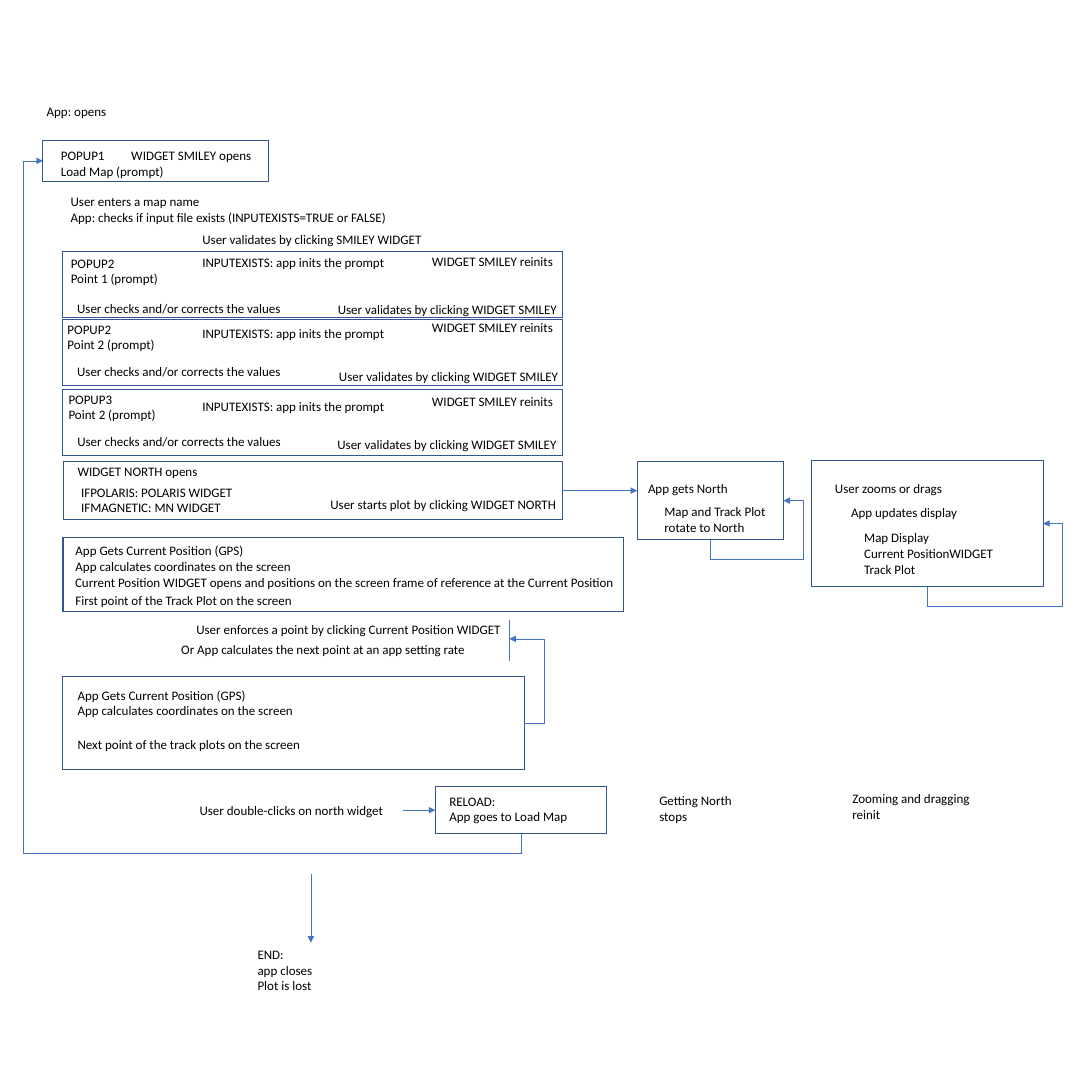
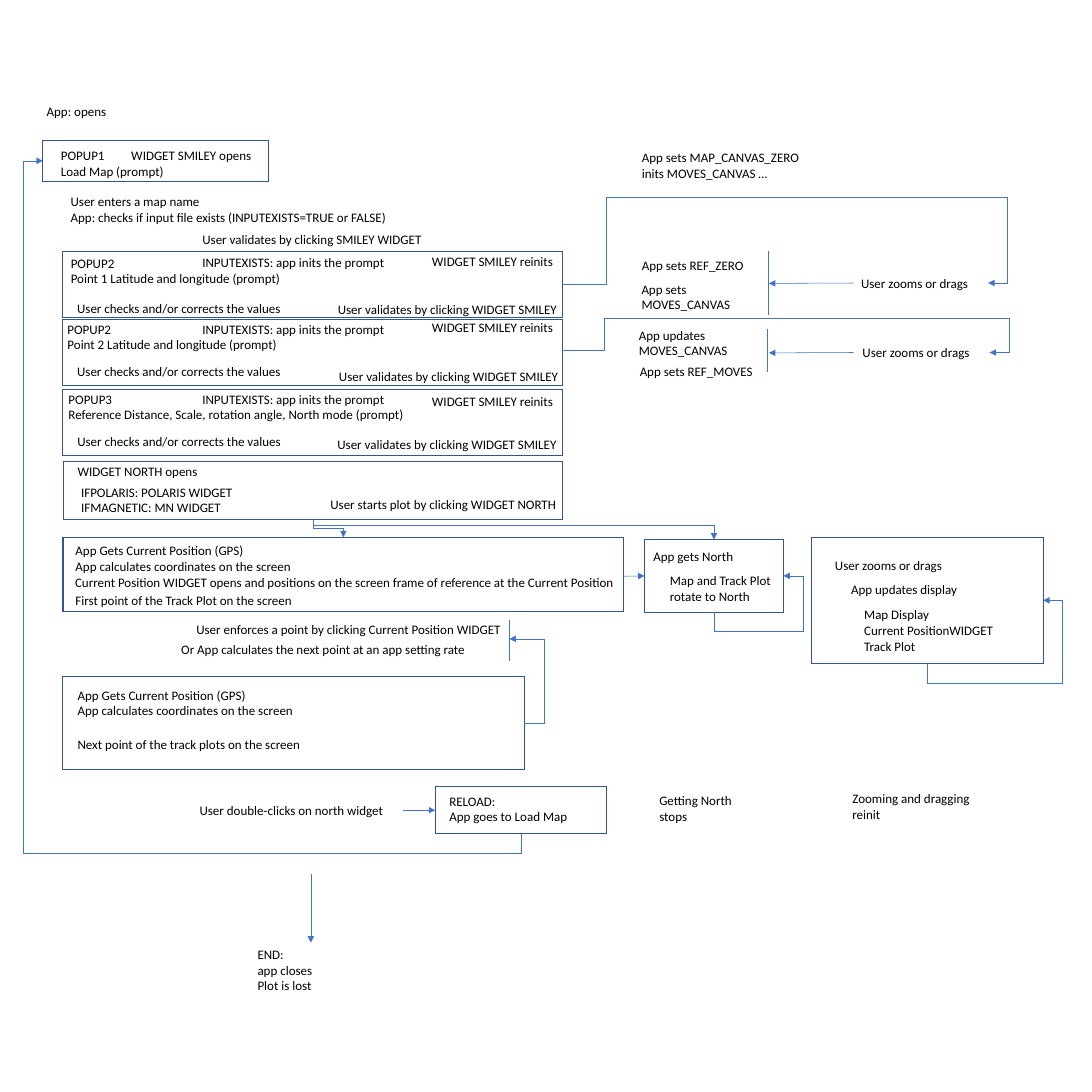
Before and after one commit to Frederic-jyrg/ouitoo, a slide deck: slide 1 of info-plotting/FlowChart.pptx. Drawn at 1092x1092 pixels with LibreOffice and Linux fonts; fonts in the diff are those of the drawing. Boxes give left, top, right and bottom in pixels: in the first picture for what was removed or moved away, otherwise in the second. Text is boxed around its words. In the diff, an @@ line names an element or a change of style, - is before the commit and + after.

```diff
--- a/info-plotting/FlowChart.pptx
+++ b/info-plotting/FlowChart.pptx
@@ text added at (642,153,799,180), 12 pt, text #000000 @@
+App sets MAP_CANVAS_ZERO
+inits MOVES_CANVAS …
@@ elbow arrow added from (562, 285) to (988, 283), #4472C4 0.5 pt @@
@@ text added at (642,261,744,272), 12 pt, text #000000 @@
+App sets REF_ZERO
@@ line added from (768, 251) to (768, 315), #4472C4 0.5 pt @@
@@ text at (71,273,280,286): text changed @@
-Point 1 (prompt)
+Point 1 Latitude and longitude (prompt)
@@ text added at (642,285,731,311), 12 pt, text #000000 @@
+App sets MOVES_CANVAS
@@ arrow added from (853, 283) to (769, 283), #4472C4 0.5 pt @@
@@ text added at (861,279,968,291), 12 pt, text #000000 @@
+User zooms or drags
@@ text "INPUTEXISTS: app inits the prompt": place and size @@
-text "INPUTEXISTS: app inits the prompt" at (202,329,384,340)
+text "INPUTEXISTS: app inits the prompt" at (202,325,384,336)
@@ elbow arrow added from (562, 350) to (990, 353), #4472C4 0.5 pt @@
@@ line added from (767, 372) to (767, 329), #4472C4 0.5 pt @@
@@ text at (67,339,276,352): text changed @@
-Point 2 (prompt)
+Point 2 Latitude and longitude (prompt)
@@ text added at (639,331,728,357), 12 pt, text #000000 @@
+App updates MOVES_CANVAS
@@ arrow added from (853, 353) to (769, 353), #4472C4 0.5 pt @@
@@ text added at (862,348,969,360), 12 pt, text #000000 @@
+User zooms or drags
@@ text "INPUTEXISTS: app inits the prompt": place and size @@
-text "INPUTEXISTS: app inits the prompt" at (202,402,384,413)
+text "INPUTEXISTS: app inits the prompt" at (202,395,384,406)
@@ text added at (640,367,753,378), 12 pt, text #000000 @@
+App sets REF_MOVES
@@ text at (68,409,403,422): text changed @@
-Point 2 (prompt)
+Reference Distance, Scale, rotation angle, North mode (prompt)
@@ elbow arrow added from (313, 519) to (343, 537), #4472C4 0.5 pt @@
@@ elbow arrow added from (313, 519) to (714, 540), #4472C4 0.5 pt @@
@@ 3 texts, 1 rectangle: place and size @@
-3 texts, 1 rectangle at (811,460,1044,587)
+3 texts, 1 rectangle at (811,537,1044,664)
@@ rectangle: place and size @@
-rectangle at (637,462,783,540)
+rectangle at (644,540,783,612)
@@ text "App gets North": place and size @@
-text "App gets North" at (648,484,728,496)
+text "App gets North" at (653,552,733,564)
@@ text "Map and Track Plot rotate ...": place and size @@
-text "Map and Track Plot rotate ..." at (664,507,766,532)
+text "Map and Track Plot rotate ..." at (670,576,771,601)
@@ arrow moved from (562, 491) - (637, 491) to (625, 576) - (644, 576) @@
@@ elbow arrow moved from (711, 540) - (783, 501) to (714, 612) - (783, 576) @@
@@ elbow arrow moved from (927, 587) - (1043, 523) to (927, 664) - (1043, 601) @@
```
Also in this commit, not shown: 1 other file.
